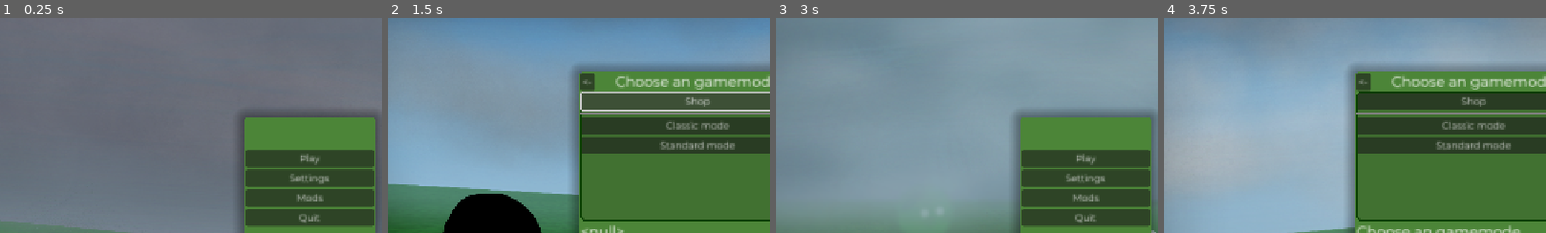
Above: before the commit, frames 1-4 (left to right).
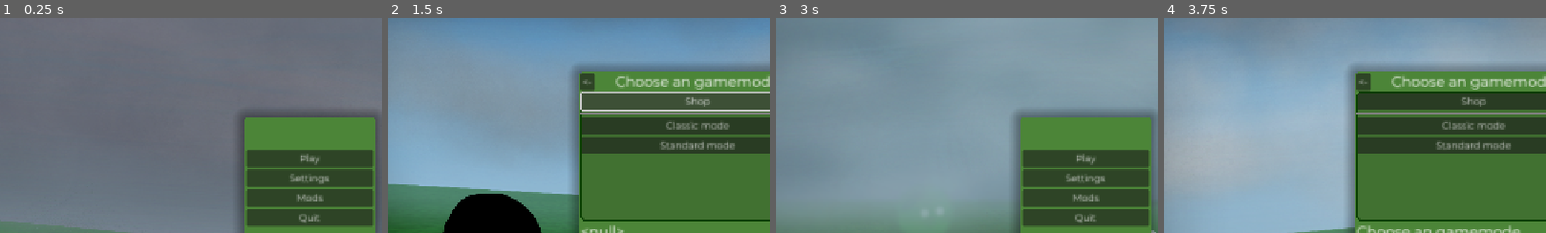
Above: after the commit, the same moments.

Repository: klodskateam/zurvival-remastered
Game: Godot game, scene res://menu.tscn
Two runs of this game, one before a commit and one after it. Both use one fixed random seed, a clock stepped at 60 frames per second and the inputs below.
Inputs:
- Up to frame 1 (0.25 s): no input
- Up to frame 2 (1.5 s): click "Play" at 0.5 s; click "Shop" at 1.25 s
- Up to frame 3 (3 s): click "Standard mode" at 2 s; click "<-" at 2.75 s
- Up to frame 4 (3.75 s): click "Play" at 3.5 s
The pictures show only the part of the screen within x 10-60%, y 11-61%; the shares and areas given below are measured in that part.

The runs differ from the first frame. In frame 1, 0.3% of the frame differs, in the area x 64-98%, y 61-97%; in frame 2, nothing differs; in frame 3, 0.3%; in frame 4, nothing differs.

Commit message:
что-то

Diff:
--- a/menu.tscn
+++ b/menu.tscn
@@ -42,10 +42,10 @@
 anchors_preset = 15
 anchor_right = 1.0
 anchor_bottom = 1.0
-offset_left = 3.0
+offset_left = 4.0
 offset_top = 3.0
-offset_right = -3.0
-offset_bottom = -2.0
+offset_right = -4.0
+offset_bottom = -1.0
 grow_horizontal = 2
 grow_vertical = 2
 theme = ExtResource("2_i4evy")
